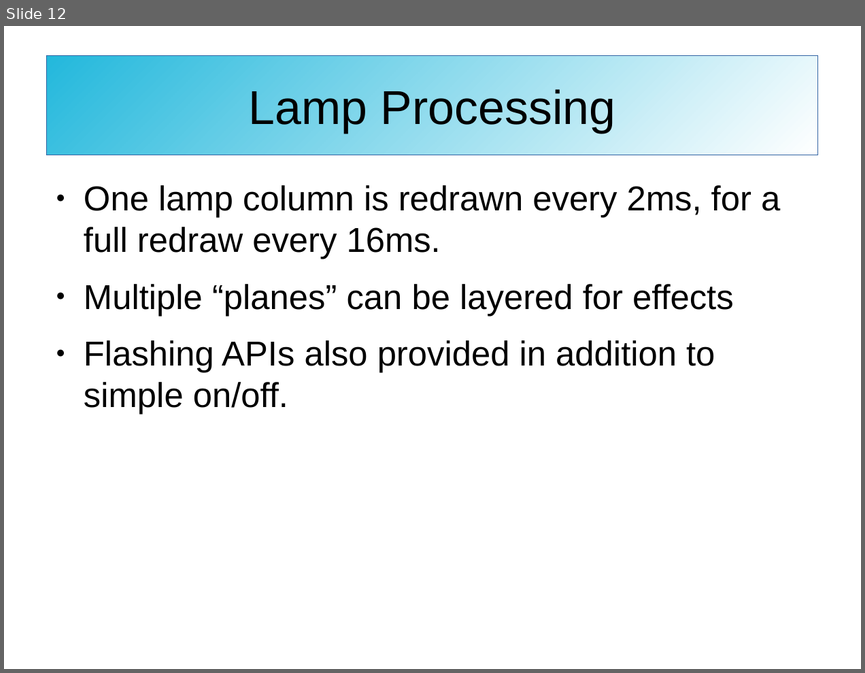
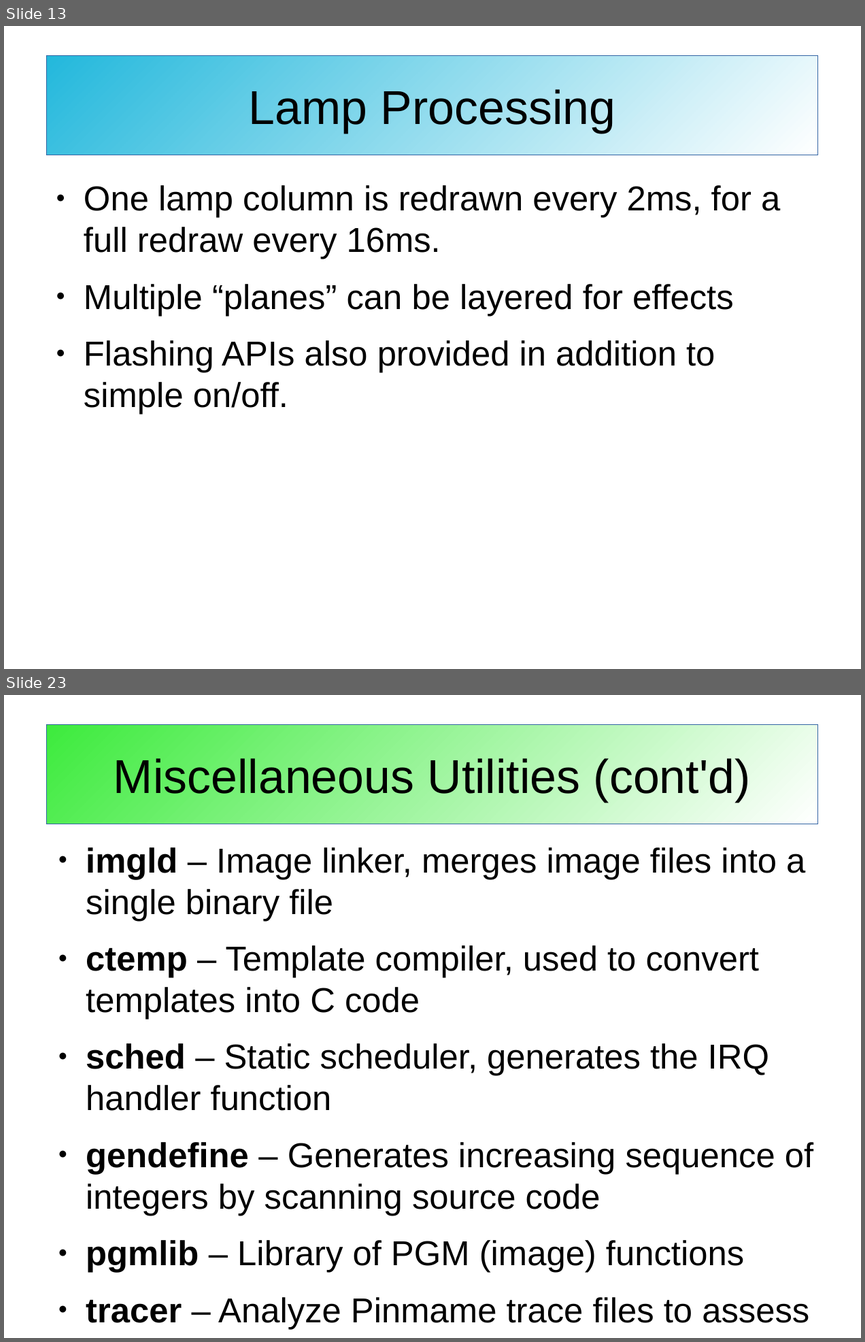
Before and after one commit to SonnyJim/freewpc, a slide deck: doc/freewpc.odp. Shown one above the other, each under a label of ours: slide 12 before the commit, slides 13 and 23 after it; the slides between them are not shown. The pictures are 865x673 and 865x1342 pixels, drawn with LibreOffice and Linux fonts; fonts in the diff are those of the drawing. Boxes give left, top, right and bottom in pixels: in the first picture for what was removed or moved away, otherwise in the second. Text is boxed around its words. In the diff, an @@ line names an element or a change of style, - is before the commit and + after.

```diff
--- a/doc/freewpc.odp
+++ b/doc/freewpc.odp
@@ slide 23 added at (4,695,861,1338), background #FFFFFF @@
@@ title added at (47,724,818,824), fill gradient #3DEB3D to #FFFFFF, outline #3465A4 0 pt, 44 pt, text #000000 @@
+Miscellaneous Utilities (cont'd)
@@ text added at (86,847,813,1329), 32 pt, text #000000 @@
+● imgld – Image linker, merges image files into a single binary file
+● ctemp – Template compiler, used to convert templates into C code
+● sched – Static scheduler, generates the IRQ handler function
+● gendefine – Generates increasing sequence of integers by scanning source code
+● pgmlib – Library of PGM (image) functions
+● tracer – Analyze Pinmame trace files to assess performance
@@ what was slide 12 is now slide 13 @@
```
Also in this commit, not shown: 6 slides changed, 13 other slides added.
